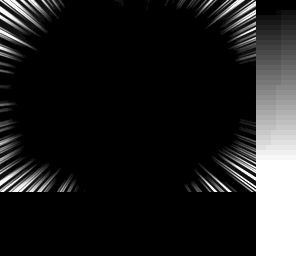
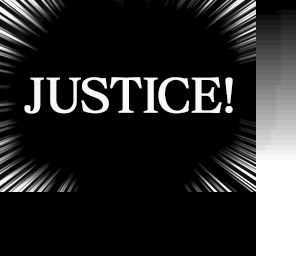
Layered file, before and after one edit (296px x 256px). Changes by layer:
added layer "JUSTICE!" above "Layer 1" over [24, 77, 233, 114]
painted on "Layer 1" over [31, 74, 220, 114]
